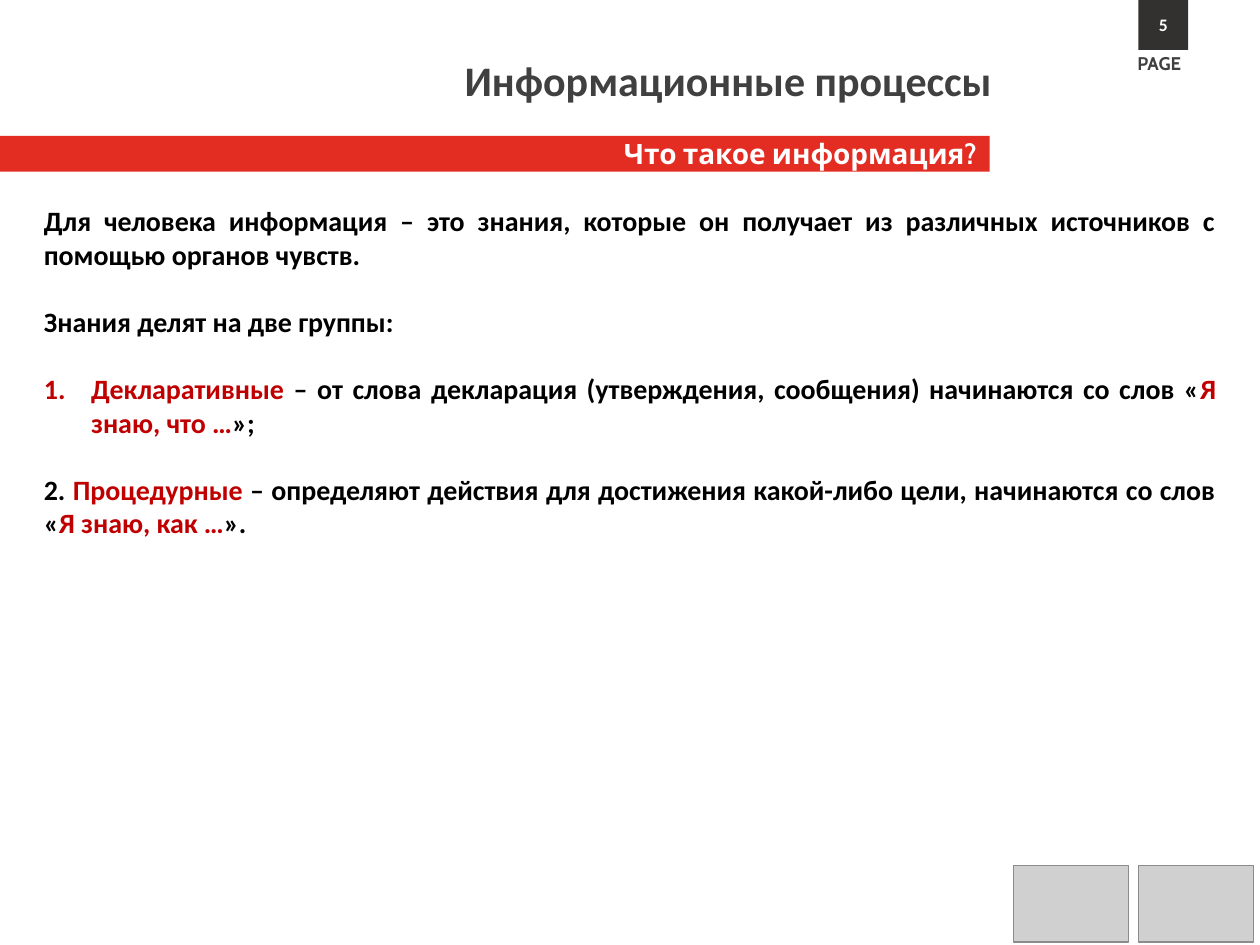
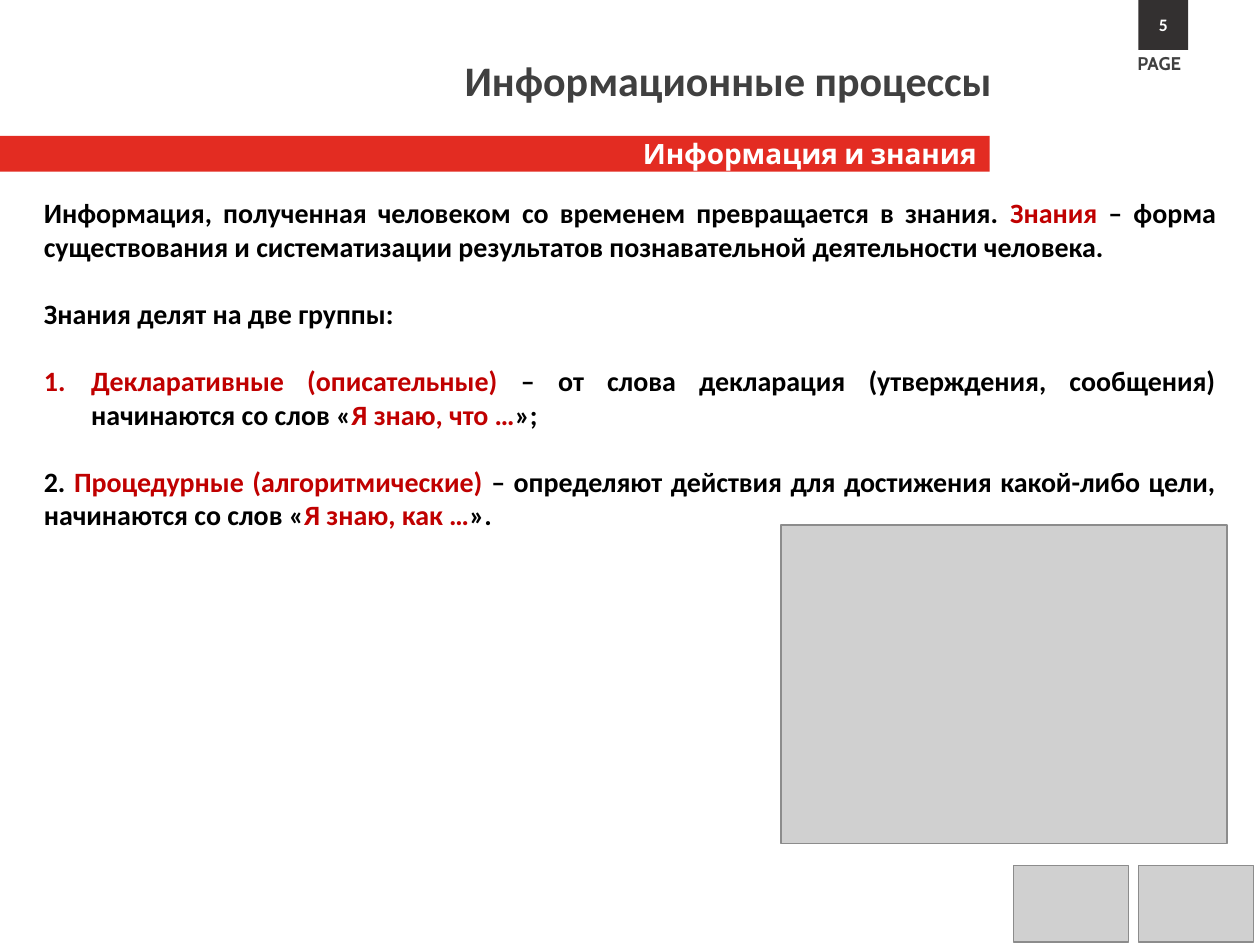
Before and after one commit to s1211001142/computer_science_course, a slide deck: slide 5 of Lectures/Л1.Информационные процессы.pptx. Drawn at 1260x945 pixels with LibreOffice and Linux fonts; fonts in the diff are those of the drawing; grey boxes stand for pictures; background and template pictures are left out. Boxes give left, top, right and bottom in pixels: in the first picture for what was removed or moved away, otherwise in the second. Text is boxed around its words. In the diff, an @@ line names an element or a change of style, - is before the commit and + after.

```diff
--- a/Lectures/Л1.Информационные процессы.pptx
+++ b/Lectures/Л1.Информационные процессы.pptx
@@ subtitle at box(643, 142, 977, 172): text changed @@
-Что такое информация?
+Информация и знания
@@ text "Информация, полученная человеком со временем ...": place and size @@
-text "Информация, полученная человеком со временем ..." at box(44, 212, 1216, 537)
+text "Информация, полученная человеком со временем ..." at box(44, 204, 1216, 529)
@@ text at box(44, 204, 1216, 262): text changed @@
-Для человека информация – это знания, которые он получает из различных источников с помощью органов чувств.
+Информация, полученная человеком со временем превращается в знания. Знания – форма существования и систематизации результатов познавательной деятельности человека.
@@ text at box(44, 370, 1215, 529): text changed @@
-1. Декларативные – от слова декларация (утверждения, сообщения) начинаются со слов «Я знаю, что …»;
-2. Процедурные – определяют действия для достижения какой-либо цели, начинаются со слов «Я знаю, как …».
+1. Декларативные (описательные) – от слова декларация (утверждения, сообщения) начинаются со слов «Я знаю, что …»;
+2. Процедурные (алгоритмические) – определяют действия для достижения какой-либо цели, начинаются со слов «Я знаю, как …».
@@ picture added at box(781, 525, 1227, 844) @@
```
Also in this commit, not shown: 36 other slides changed, 1 slide removed.
